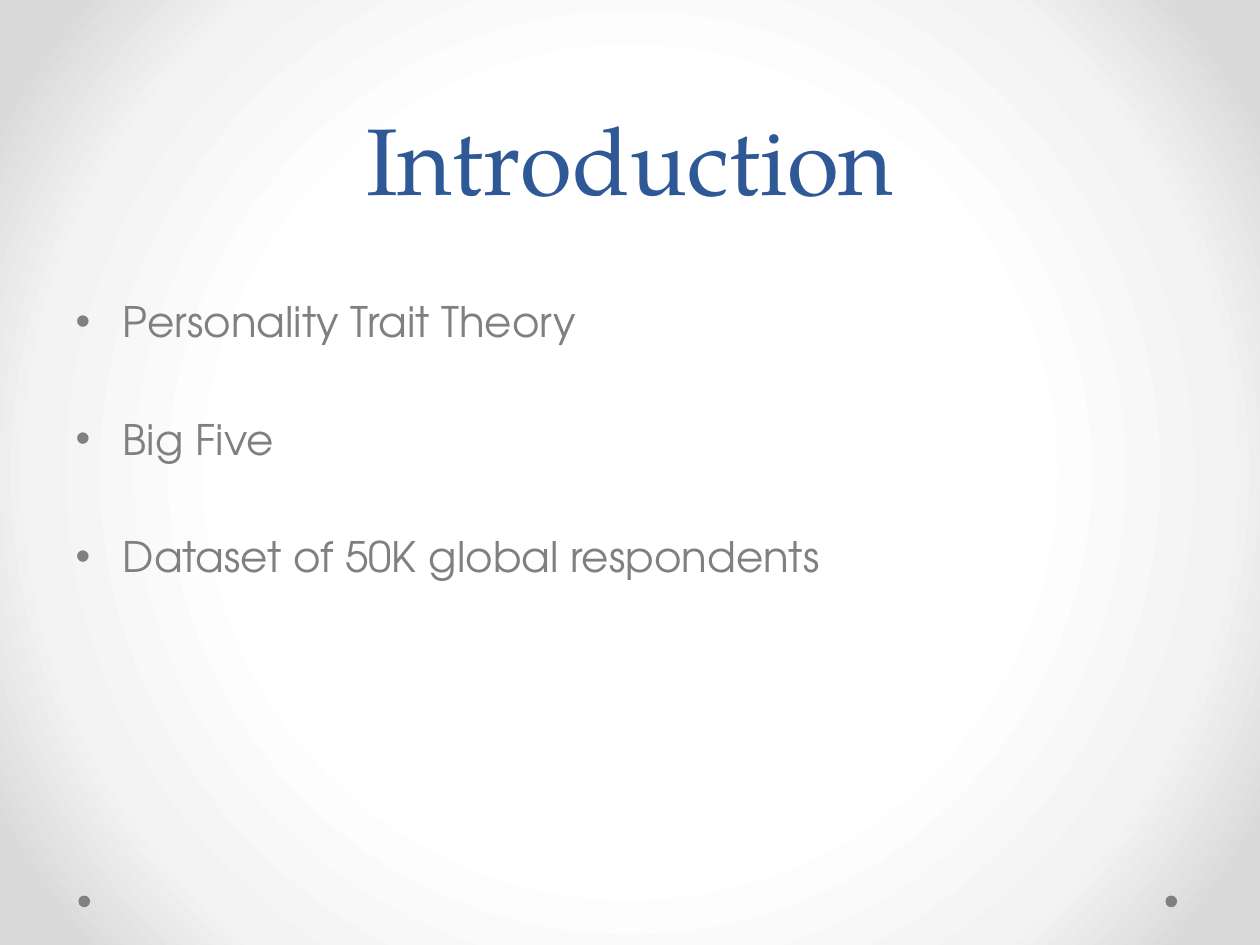
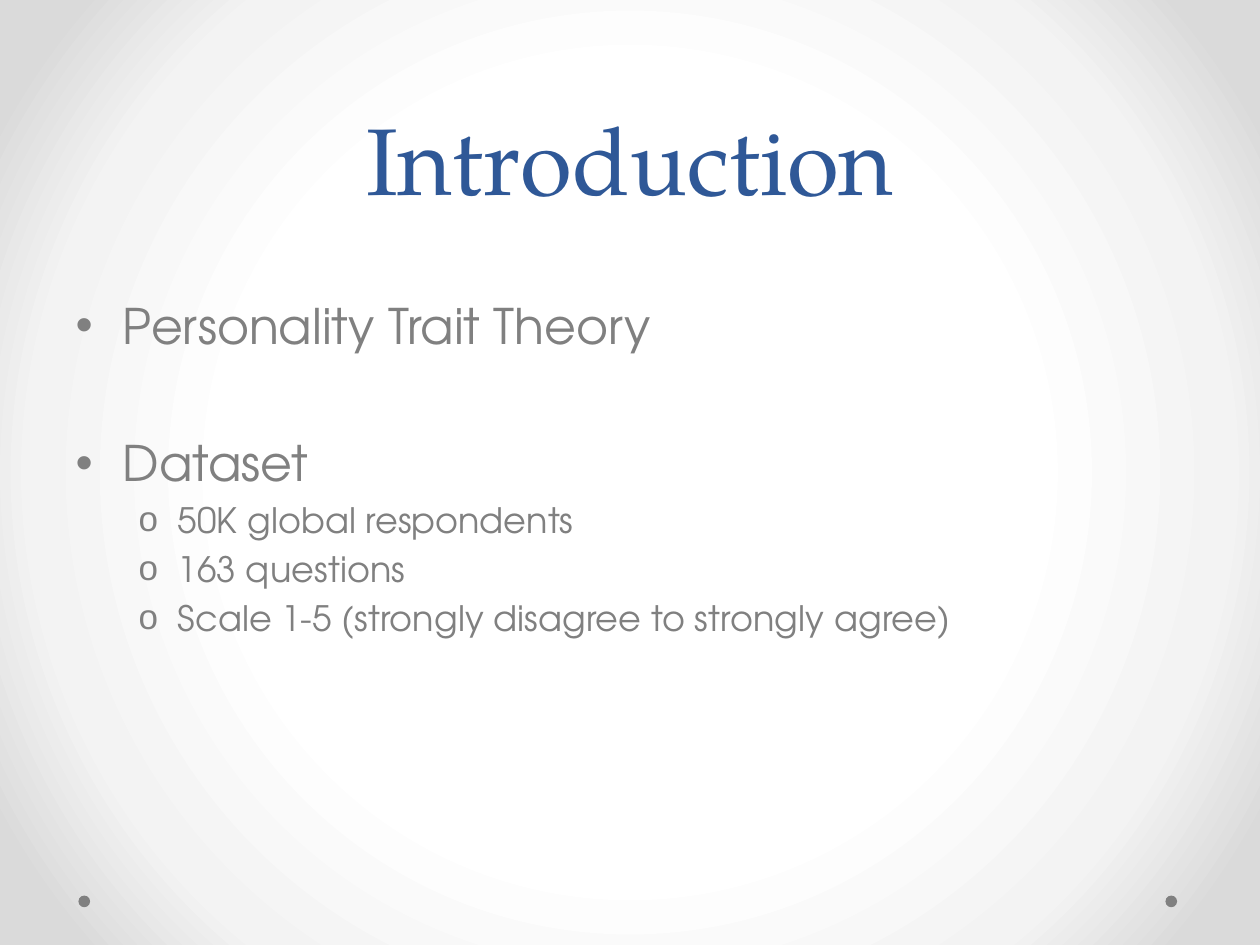
Before and after one commit to alacrity28/personality, a slide deck: slide 2 of presentation_ErinWolpert.pptx. Drawn at 1260x945 pixels with LibreOffice and Linux fonts; fonts in the diff are those of the drawing. Boxes give left, top, right and bottom in pixels: in the first picture for what was removed or moved away, otherwise in the second. Text is boxed around its words. In the diff, an @@ line names an element or a change of style, - is before the commit and + after.

```diff
--- a/presentation_ErinWolpert.pptx
+++ b/presentation_ErinWolpert.pptx
@@ text at (x1=123, y1=308, x2=651, y2=354): size 24 to 28 pt in "Personality Trait Theory" @@
@@ text at (x1=123, y1=445, x2=950, y2=639): text changed; size 24 to 20 pt @@
-• Big Five
-• Dataset of 50K global respondents
+• Dataset
+  o 50K global respondents
+  o 163 questions
+  o Scale 1-5 (strongly disagree to strongly agree)
```
Also in this commit, not shown: 3 other slides changed, 2 slides added, 2 slides removed, 8 other files.
